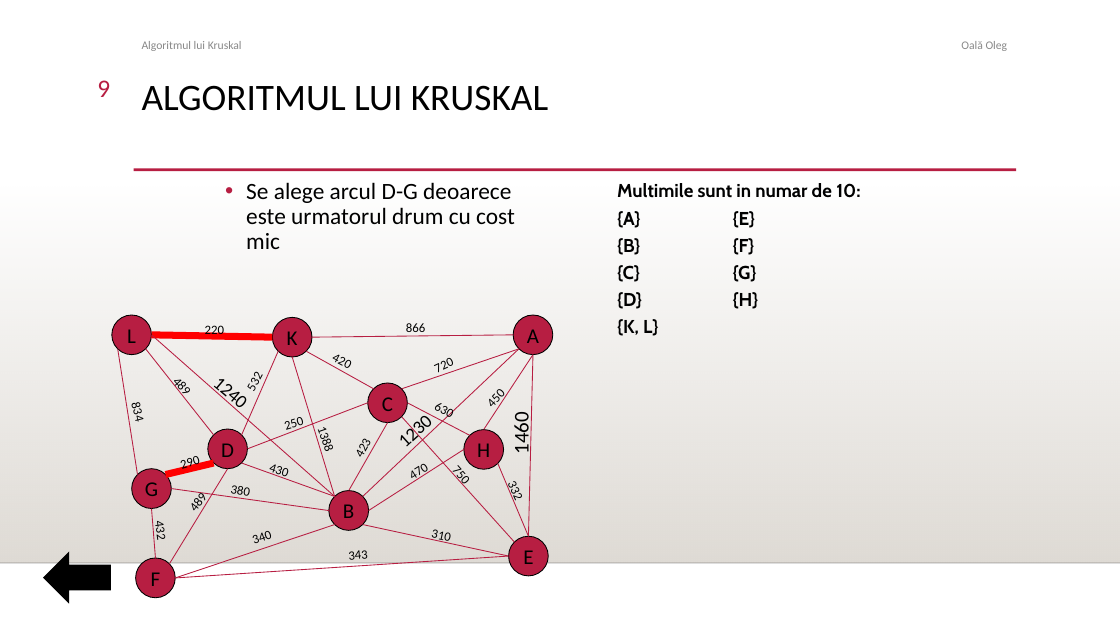
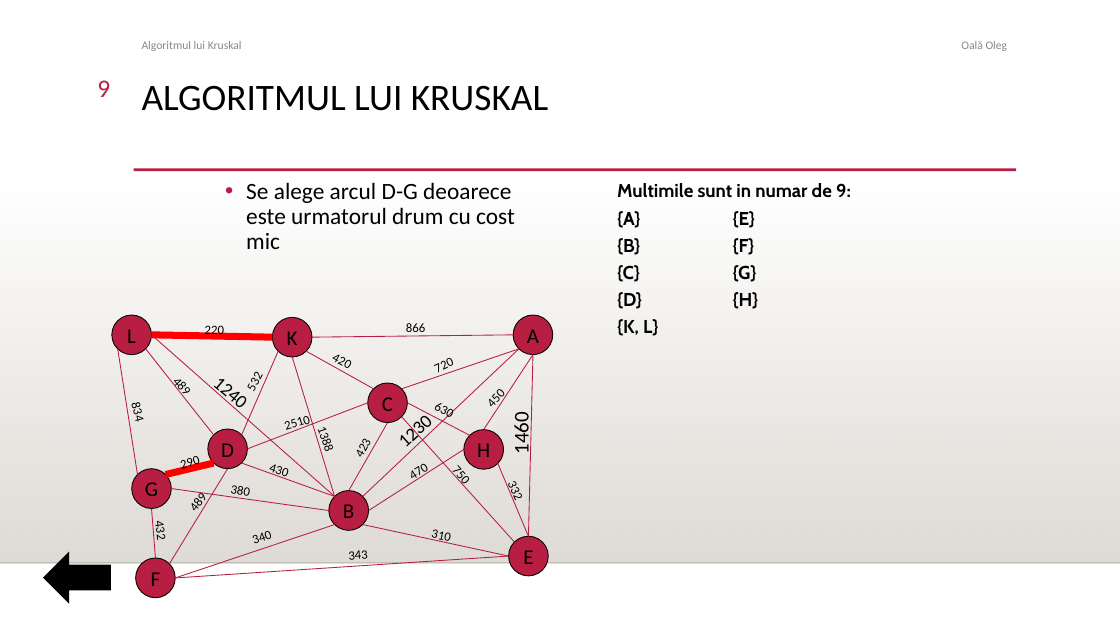
Before and after one commit to OlegColeg/Structuri-Discrete, a slide deck: slide 9 of Pr3 kruskal Oala Oleg.ppt. Drawn at 1120x630 pixels with LibreOffice and Linux fonts; fonts in the diff are those of the drawing; background and template pictures are left out. Boxes give left, top, right and bottom in pixels: in the first picture for what was removed or moved away, otherwise in the second. Text is boxed around its words. In the diff, an @@ line names an element or a change of style, - is before the commit and + after.

```diff
--- a/Pr3 kruskal Oala Oleg.ppt
+++ b/Pr3 kruskal Oala Oleg.ppt
@@ text at (617, 183, 851, 198): text changed @@
-Multimile sunt in numar de 10:
+Multimile sunt in numar de 9:
@@ text at (273, 401, 331, 440): text changed @@
-250
+2510
```
Also in this commit, not shown: 10 other slides changed.
